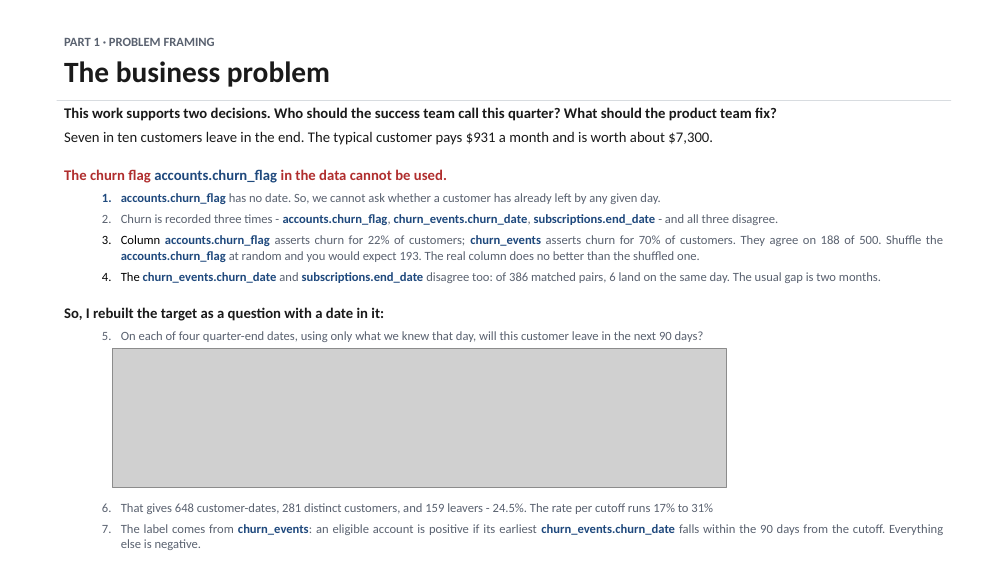
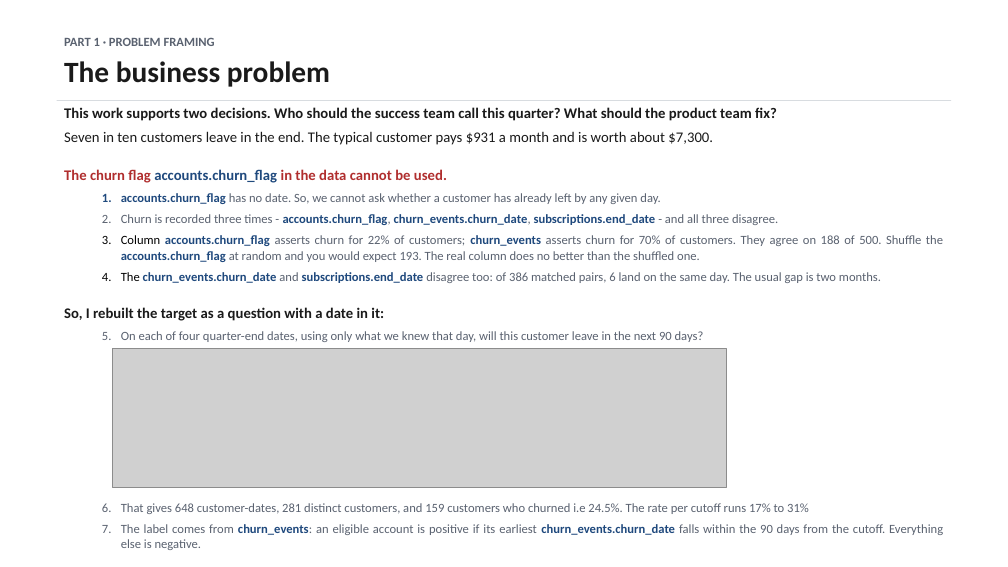
Before and after one commit to dmitriyratu/avepoint-churn-case-study, a slide deck: slide 2 of outputs/decks/AvePoint_Case_Study.pptx. Drawn at 1008x567 pixels with LibreOffice and Linux fonts; fonts in the diff are those of the drawing; grey boxes stand for pictures. Boxes give left, top, right and bottom in pixels: in the first picture for what was removed or moved away, otherwise in the second. Text is boxed around its words. In the diff, an @@ line names an element or a change of style, - is before the commit and + after.

Commit message:
Enhance data exploration and visualization in presentation materials
- Updated `build_new_slides.py` to include a new section on data exploration, highlighting the lack of standout customer segments when tested against chance.
- Revised `fig_feature_catalogue.py` to improve feature descriptions and streamline the code structure.
- Enhanced `fig_segment_shuffle_html.py` with additional variables for analysis and improved visual layout for better clarity.
- Updated HTML and PNG outputs to reflect the latest changes in the data exploration findings.

These modifications aim to provide clearer insights into customer behavior and improve the overall presentation quality.

```diff
--- a/outputs/decks/AvePoint_Case_Study.pptx
+++ b/outputs/decks/AvePoint_Case_Study.pptx
@@ text at box(121, 503, 809, 514): text changed @@
-  2. That gives 648 customer-dates, 281 distinct customers, and 159 leavers - 24.5%. The rate per cutoff runs 17% to 31%
+  2. That gives 648 customer-dates, 281 distinct customers, and 159 customers who churned i.e 24.5%. The rate per cutoff runs 17% to 31%
```
Also in this commit, not shown: 8 other slides changed, 1 slide added, 1 slide removed, 13 other files.
